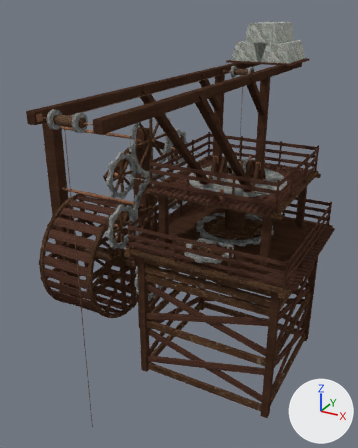
What one commit did to the Blender file models/waterCrane.blend.
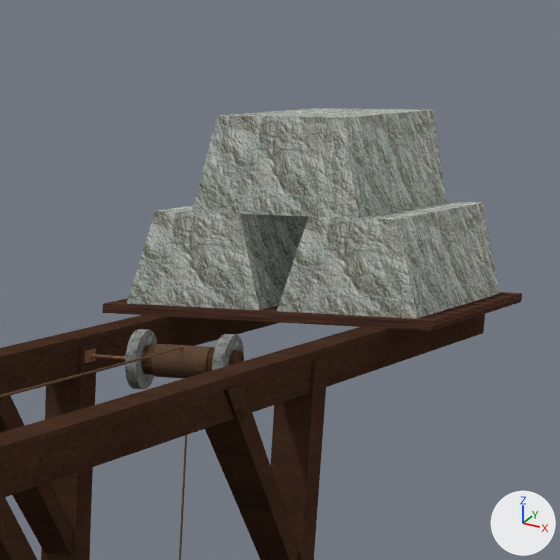
There are two pictures of each version: one whole from a 50 mm lens placed at (10.05, -12.61, 10.63), pointed at (3.89, -1.42, 5.04), one close up on the part from 57% to 89% of the width and 0% to 25% of the height. The lights are fixed; the arrows at lower right show +X, +Y and +Z.
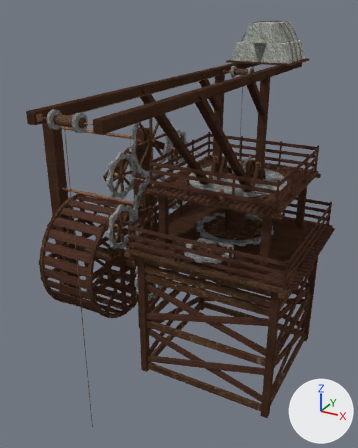
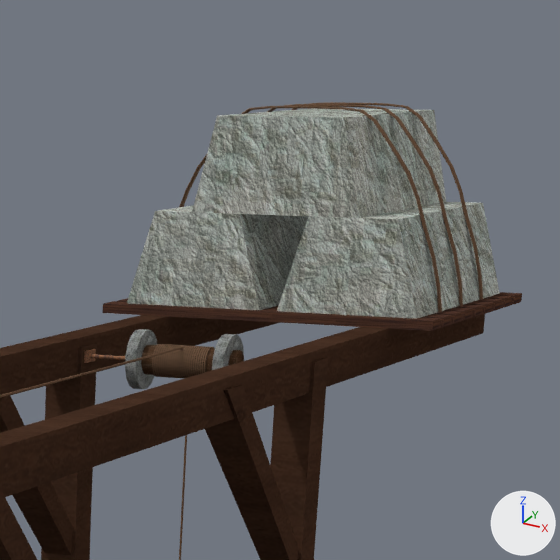
Location of each change, [x1, y1, x2, y2] in pixels of the close-ups (560 x 560 px):
'Cylinder.052', added (brown)
    after: [179, 106, 442, 312]
'Cylinder.028', added (brown)
    after: [267, 104, 463, 306]
'Cylinder.051', added (brown)
    after: [291, 102, 483, 300]
part 1 of me_cube_300, surface changed
    both: [277, 202, 500, 319]
part 2 of me_cube_302, surface changed
    both: [192, 108, 446, 218]

Patch to the scene script:
```diff
--- a/models/waterCrane.blend.py
+++ b/models/waterCrane.blend.py
@@ me_cube_300 @@
 me_cube_300.from_pydata(...)  # 8 vertices, 6 faces; spans x -0.4..0.4, y -0.8..0.8, z -0.25..0.25
 # used by ob_cube_299; parent = ob_watercranepart; location = (5.45, 2.0, 9.45)
+# me_cube_300 part 1: texture (UV) coordinates of 6 of 6 faces, centred in x -0.33..0.33, y -0.8..0.8, z -0.25..0.25, changed; they spanned u 0.0..1.0, v 0.0..1.0 and now span u 0.0..1.0, v -0.19..0.81
 me_cube_300.materials.append(mat_material_stonegrey)
@@ me_cube_302 @@
 me_cube_302.from_pydata(...)  # 8 vertices, 6 faces; spans x -0.48..0.48, y -0.8..0.8, z -0.25..0.25
 # used by ob_cube_301; parent = ob_watercranepart; location = (5.0, 2.0, 9.95)
+# me_cube_302 part 2: texture (UV) coordinates of 6 of 6 faces, centred in x -0.42..0.42, y -0.8..0.8, z -0.25..0.25, changed; they spanned u 0.0..1.0, v 0.0..1.0 and now span u -0.25..0.75, v 0.31..1.31
 me_cube_302.materials.append(mat_material_stonegrey)
@@ me_cylinder_052 @@
+me_cylinder_052.from_pydata(...)  # 208 vertices, 200 faces; spans x -0.86..0.86, y -0.03..0.03, z -1.13..-0.08
+me_cylinder_052.polygons.foreach_set('use_smooth', [True] * 200)
+me_cylinder_052.materials.append(mat_material_ropebrown)  # picture img_ropebrown_jpg
@@ ob_cylinder_052 @@
+ob_cylinder_052 = bpy.data.objects.new('Cylinder.052', me_cylinder_052)
+ob_cylinder_052.parent = ob_watercranepart
+ob_cylinder_052.matrix_parent_inverse = Matrix(((1.0, 0.0, 0.0, -3.0), (0.0, 1.0, 0.0, 0.0), (0.0, 0.0, 1.0, 0.0), (0.0, 0.0, 0.0, 1.0)))
+ob_cylinder_052.location = (5.0, 1.6, 10.32)
+_m = ob_cylinder_052.modifiers.new('EdgeSplit', 'EDGE_SPLIT')
+_m.use_edge_angle = False
@@ ob_cylinder_051 @@
+ob_cylinder_051 = bpy.data.objects.new('Cylinder.051', me_cylinder_052.copy())
+ob_cylinder_051.parent = ob_watercranepart
+ob_cylinder_051.matrix_parent_inverse = Matrix(((1.0, 0.0, 0.0, -3.0), (0.0, 1.0, 0.0, 0.0), (0.0, 0.0, 1.0, 0.0), (0.0, 0.0, 0.0, 1.0)))
+ob_cylinder_051.location = (5.0, 2.4, 10.32)
+_m = ob_cylinder_051.modifiers.new('EdgeSplit', 'EDGE_SPLIT')
+_m.use_edge_angle = False
@@ ob_cylinder_028 @@
+ob_cylinder_028 = bpy.data.objects.new('Cylinder.028', me_cylinder_052.copy())
+ob_cylinder_028.parent = ob_watercranepart
+ob_cylinder_028.matrix_parent_inverse = Matrix(((1.0, 0.0, 0.0, -3.0), (0.0, 1.0, 0.0, 0.0), (0.0, 0.0, 1.0, 0.0), (0.0, 0.0, 0.0, 1.0)))
+ob_cylinder_028.location = (5.0, 2.0, 10.32)
+_m = ob_cylinder_028.modifiers.new('EdgeSplit', 'EDGE_SPLIT')
+_m.use_edge_angle = False
```
